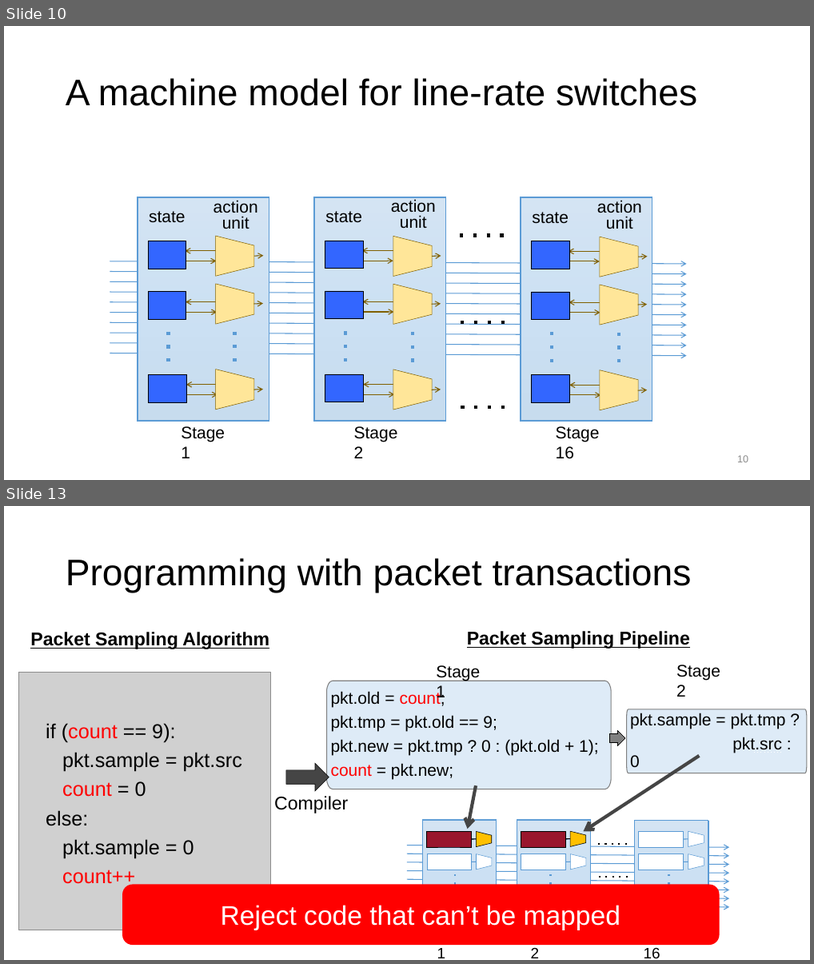
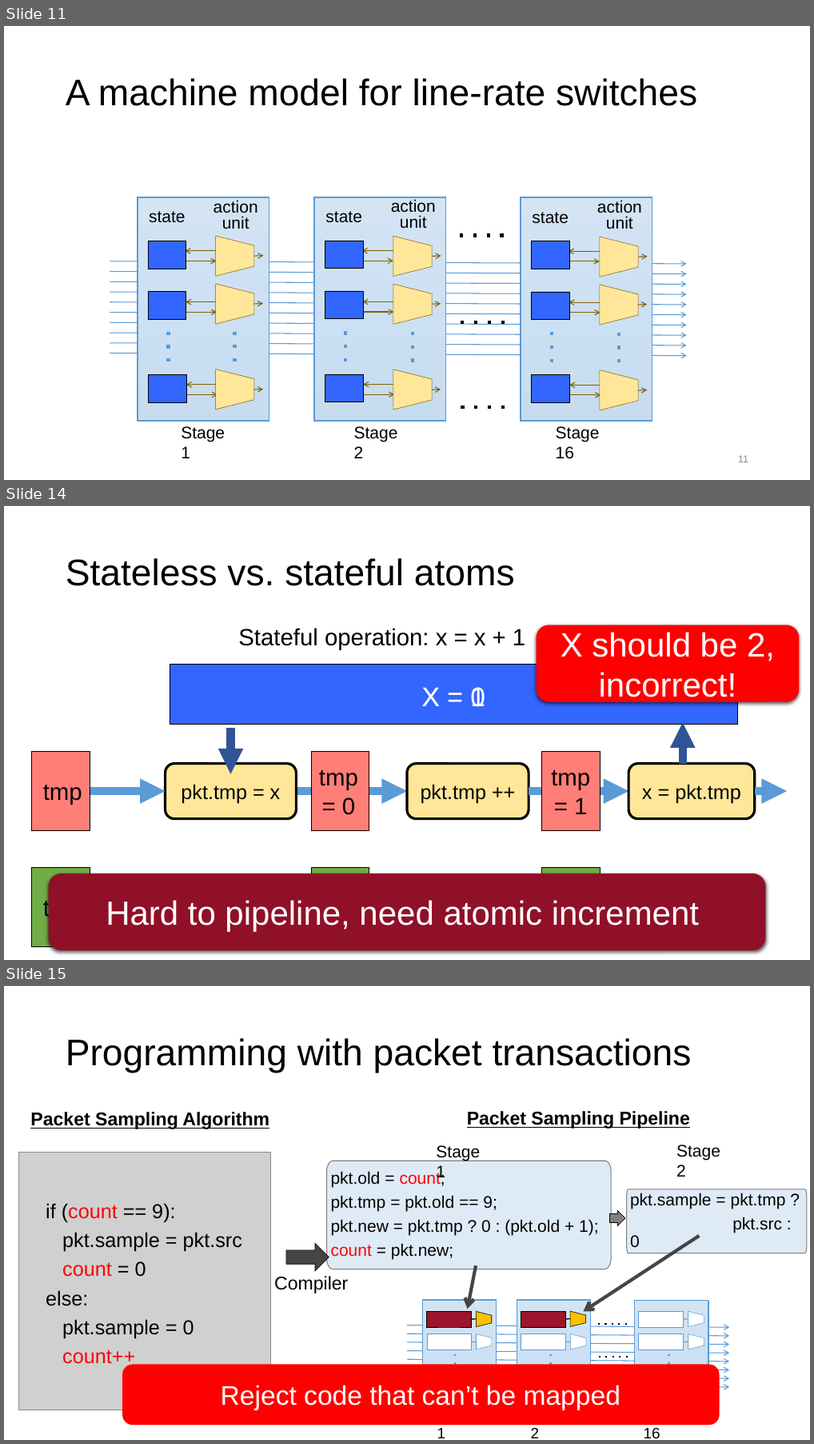
Before and after one commit to anirudhSK/pifo-domino-marple-ppts, a slide deck: domino_sigcomm.pptx. Shown one above the other, each under a label of ours: slides 10 and 13 before the commit, slides 11, 14 and 15 after it; the slides between them are not shown. The pictures are 814x964 and 814x1444 pixels, drawn with LibreOffice and Linux fonts; fonts in the diff are those of the drawing; grey boxes stand for pictures. Boxes give left, top, right and bottom in pixels: in the first picture for what was removed or moved away, otherwise in the second. Text is boxed around its words. In the diff, an @@ line names an element or a change of style, - is before the commit and + after.

```diff
--- a/domino_sigcomm.pptx
+++ b/domino_sigcomm.pptx
@@ slide 14 added at (4, 506, 810, 960), background #FFFFFF @@
@@ title added at (66, 558, 515, 586), 44 pt, text #000000 @@
+Stateless vs. stateful atoms
@@ rounded rectangle added at (536, 625, 799, 702), fill #FF0000, 40 pt, text #FFFFFF @@
+X should be 2,
+incorrect!
@@ text added at (238, 628, 526, 650), 28 pt, text #000000 @@
+  Stateful operation: x = x + 1
@@ rectangle added at (170, 664, 738, 724), fill #3366FF, outline #000000 0.5 pt @@
@@ text added at (422, 687, 486, 707), 32 pt, text #FFFFFF @@
+X = 1
@@ text added at (470, 687, 486, 707), 32 pt, text #FFFFFF @@
+X = 0
@@ arrow added from (231, 728) to (231, 773), #2F5597 10 pt @@
@@ arrow added from (683, 763) to (683, 723), #2F5597 10 pt @@
@@ group added at (32, 751, 90, 831): 2 lines, 1 rectangle, 1 text @@
+tmp
@@ group added at (311, 751, 370, 831): 2 lines, 1 rectangle, 1 text @@
+tmp
+= 0
@@ group added at (542, 751, 601, 831): 2 lines, 1 rectangle, 1 text @@
+tmp
+= 1
@@ group added at (90, 763, 787, 818): 4 arrows, 3 rounded rectangles @@
+pkt.tmp = x
+pkt.tmp ++
+x = pkt.tmp
@@ rounded rectangle added at (49, 873, 766, 950), fill #901028, 40 pt, text #FFFFFF @@
+Hard to pipeline, need atomic increment
@@ rectangle added at (311, 867, 370, 947), fill #70AD47, outline #000000 0.5 pt @@
@@ line added from (311, 867) to (370, 867), #000000 1 pt @@
@@ rectangle added at (542, 867, 601, 947), fill #70AD47, outline #000000 0.5 pt @@
@@ line added from (542, 867) to (600, 867), #000000 1 pt @@
@@ group added at (32, 867, 90, 947): 2 lines, 1 rectangle, 1 text @@
+tmp
@@ what was slide 10 is now slide 11 @@
@@ page number at (738, 455, 749, 462): text changed @@
-10
+11
@@ what was slide 13 is now slide 15 @@
```
Also in this commit, not shown: 8 slides changed, 7 other slides added, 1 slide removed.
